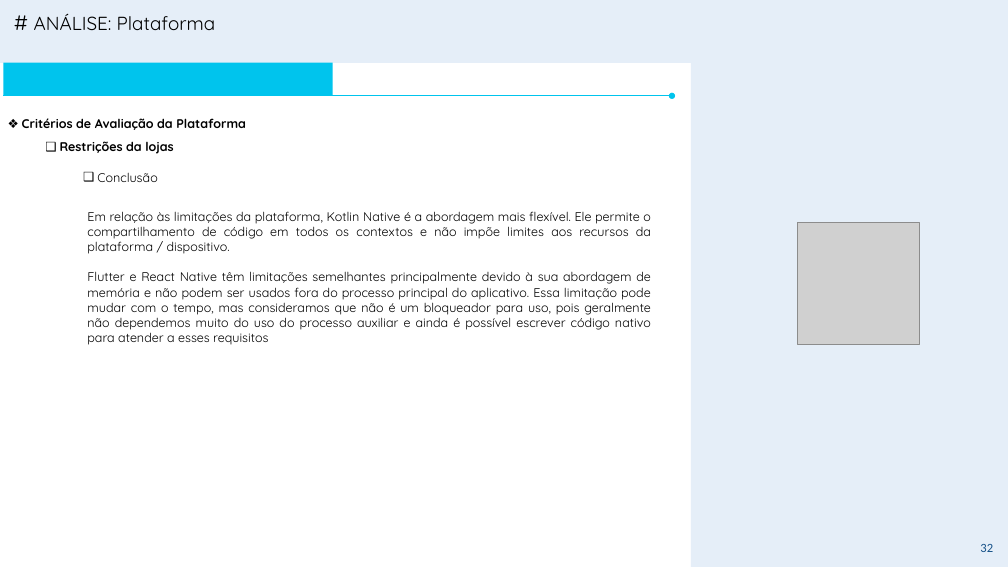
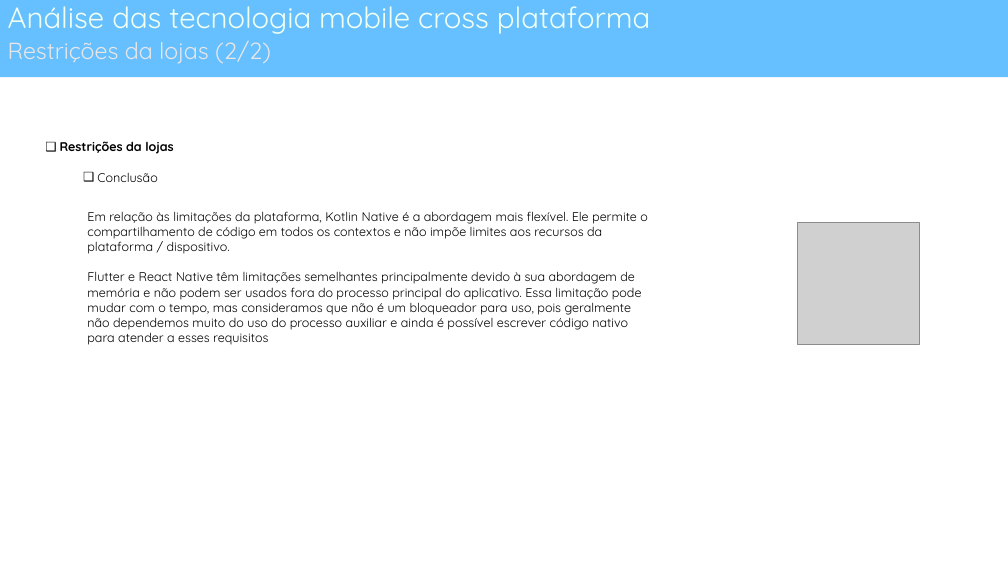
Before and after one commit to andrelcalves/reference_architectures, a slide deck: slide 32 of plataforma mobile/VR - SUPERAPP V1.0.pptx. Drawn at 1008x567 pixels with LibreOffice and Linux fonts; fonts in the diff are those of the drawing; grey boxes stand for pictures; background and template pictures are left out. Boxes give left, top, right and bottom in pixels: in the first picture for what was removed or moved away, otherwise in the second. Text is boxed around its words. In the diff, an @@ line names an element or a change of style, - is before the commit and + after.

Commit message:
arquitetura superapp mobile

```diff
--- a/plataforma mobile/VR - SUPERAPP V1.0.pptx
+++ b/plataforma mobile/VR - SUPERAPP V1.0.pptx
@@ background #FFFFFF to #FFFFFF at 50% opacity @@
@@ rectangle: place and size @@
-rectangle at [0,0,1008,63]
+rectangle at [0,0,1008,77]
@@ rectangle at [0,0,1008,77]: fill #558ED5 at 15% opacity to #66BFFF @@
@@ title added at [8,6,650,34], 28 pt, text #EFFFF1 @@
+Análise das tecnologia mobile cross plataforma
@@ text removed at [34,14,216,30] @@
-# ANÁLISE: Plataforma
@@ subtitle added at [8,40,271,64], 22.2 pt, text #E7E6E6 @@
+Restrições da lojas (2/2)
@@ rectangle removed at [3,63,333,96] @@
@@ rectangle removed at [691,63,1008,567] @@
@@ arrow removed from (3, 96) to (672, 96) @@
@@ text removed at [22,118,246,130] @@
-❖ Critérios de Avaliação da Plataforma
@@ text "Em relação às limitações da ..." at [87,211,647,345]: alignment justified to left @@
@@ page number removed at [980,544,993,552] @@
-32
```
Also in this commit, not shown: 40 other slides changed, 11 slides added, 2 slides removed, 1 other file.
